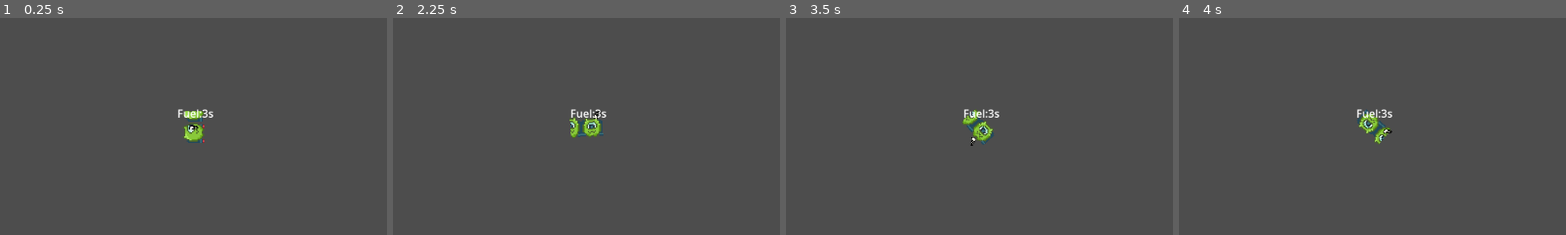
Above: before the commit, frames 1-4 (left to right).
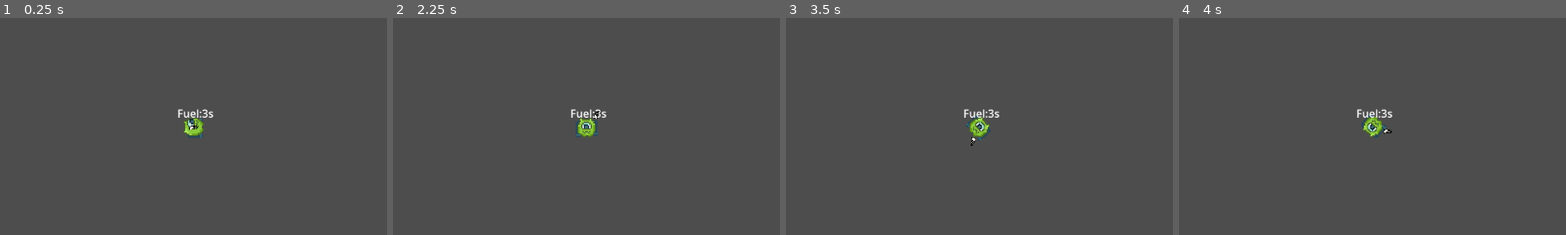
Above: after the commit, the same moments.

Repository: TomekPetrykowski/alakajam-21-game
Game: Godot game, scene res://scenes/player.tscn
Two runs of this game, one before a commit and one after it. Both use one fixed random seed, a clock stepped at 60 frames per second and the inputs below.
Inputs (mouse positions are % of the whole screen's width and height, from its top left):
- Up to frame 1 (0.25 s): no input
- Up to frame 2 (2.25 s): tap Enter (ui_accept) at 0.5, 0.77, 1.52 s; move the mouse to (72, 45) at 0.52 s; hold D (right) 0.53-2.03 s; move the mouse to (30, 55) at 1.27 s; move the mouse to (60, 28) at 2.02 s; hold A (left) from 2.03 s (still down)
- Up to frame 3 (3.5 s): move the mouse to (45, 70) at 2.77 s; release A (left) at 2.78 s; hold D (right) from 2.78 s (still down); tap Enter (ui_accept) at 3.02 s
- Up to frame 4 (4 s): keep holding D (right); move the mouse to (80, 65) at 3.52 s; tap Enter (ui_accept) at 3.77 s
The pictures show only the part of the screen within x 25-75%, y 25-75%; the shares and areas given below are measured in that part.

The runs differ from the first frame. In frame 1, 0.6% of the frame differs, in the area x 47-53%, y 42-58%; in frame 2, 0.6%, in the area x 45-55%, y 45-56%; in frame 3, 0.6%; in frame 4, 0.5%.

Commit message:
chnaged stuff idk

Diff:
--- a/gravity_game/scenes/player.tscn
+++ b/gravity_game/scenes/player.tscn
@@ -110,7 +110,7 @@
 scale = Vector2(2, 2)
 texture = ExtResource("2_xqawr")
 hframes = 4
-vframes = 2
+vframes = 3
 frame = 7
 
 [node name="CollisionShape2D" type="CollisionShape2D" parent="."]
--- a/gravity_game/scripts/player.gd
+++ b/gravity_game/scripts/player.gd
@@ -47,6 +47,12 @@
 		jetpack_movement = Vector2.ZERO
 		self.fuel += delta*2
 		planet_movement.y = 0
+		$AnimationPlayer.play("idle")
+	else:
+		if jetpacking:
+			$AnimationPlayer.play("jetpacking")
+		else:
+			$AnimationPlayer.play("jump")
 	if Input.is_action_just_pressed("ui_accept"):
 		if is_on_floor():
 			planet_movement.y = JUMP_VELOCITY
@@ -87,7 +93,8 @@
 			$Sprite2D.flip_v = true
 		else:
 			$Sprite2D.flip_v = false
-		$AnimationPlayer.play("walking")
+		if is_on_floor():
+			$AnimationPlayer.play("walking")
 		planet_movement.x = direction * SPEED
 	else:
 		$AnimationPlayer.play("idle")
Binary file removed: gravity_game/assets/sprites/planets/blue_mid_planet.png
Binary file removed: gravity_game/assets/sprites/planets/red_small_planet.png
Not shown: 1 places in gravity_game/scenes/player.tscn that only renumber resources
Not shown: 1 places in gravity_game/scenes/test_level.tscn that only renumber resources
